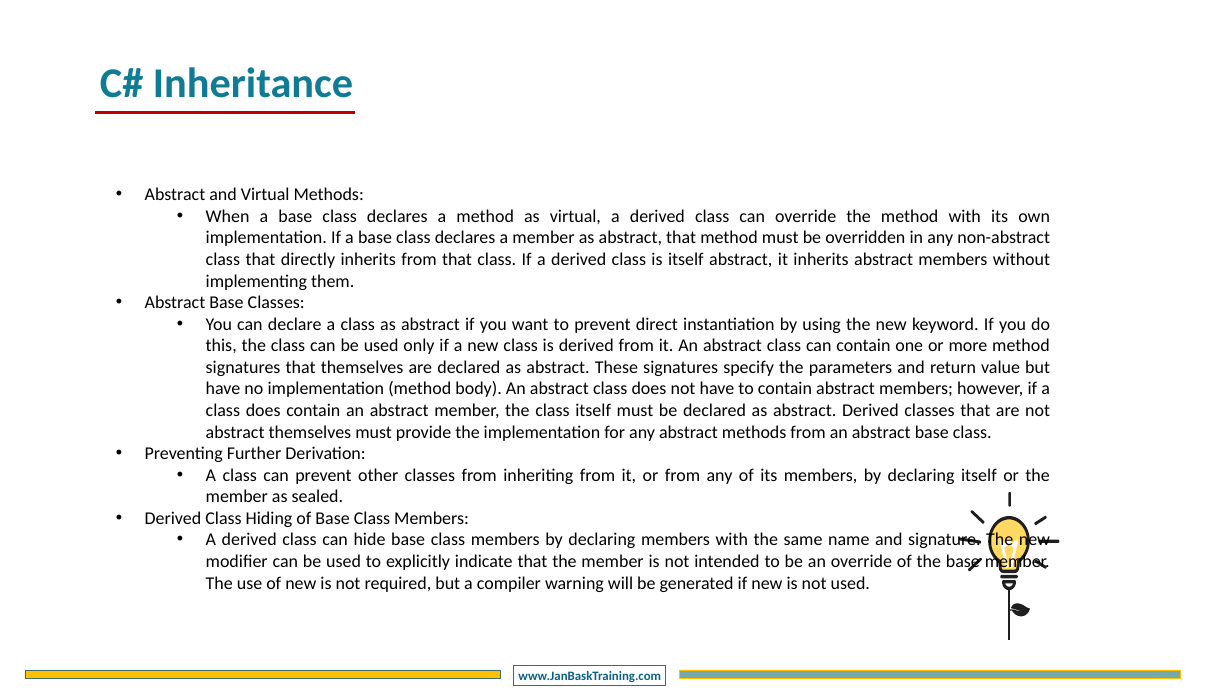
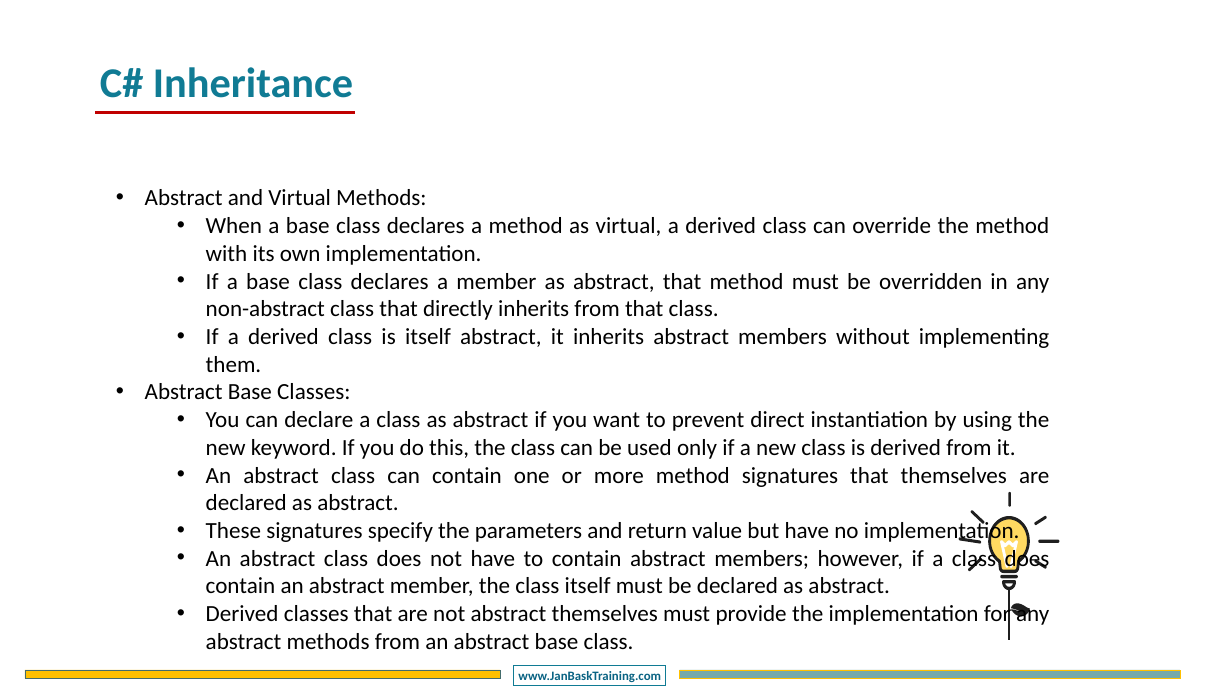
Before and after one commit to DotNetTraining/DotNetEssentials, a slide deck: slide 30 of slides/OOPC/OOPC - Chapter2.pptx (slide 28 before the commit). Drawn at 1232x693 pixels with LibreOffice and Linux fonts; fonts in the diff are those of the drawing; background and template pictures are left out. Boxes give left, top, right and bottom in pixels: in the first picture for what was removed or moved away, otherwise in the second. Text is boxed around its words. In the diff, an @@ line names an element or a change of style, - is before the commit and + after.

```diff
--- a/slides/OOPC/OOPC - Chapter2.pptx
+++ b/slides/OOPC/OOPC - Chapter2.pptx
@@ text at (145,189,426,399): size 28 to 36 pt in "Abstract and Virtual Methods:", "Abstract Base Classes:" @@
@@ text at (206,217,1049,372): text changed; size 28 to 36 pt @@
-  • When a base class declares a method as virtual, a derived class can override the method with its own implementation. If a base class declares a member as abstract, that method must be overridden in any non-abstract class that directly inherits from that class. If a derived class is itself abstract, it inherits abstract members without implementing them.
+  • When a base class declares a method as virtual, a derived class can override the method with its own implementation.
+  • If a base class declares a member as abstract, that method must be overridden in any non-abstract class that directly inherits from that class.
+  • If a derived class is itself abstract, it inherits abstract members without implementing them.
@@ text at (206,411,1050,649): text changed; size 28 to 36 pt @@
-  • You can declare a class as abstract if you want to prevent direct instantiation by using the new keyword. If you do this, the class can be used only if a new class is derived from it. An abstract class can contain one or more method signatures that themselves are declared as abstract. These signatures specify the parameters and return value but have no implementation (method body). An abstract class does not have to contain abstract members; however, if a class does contain an abstract member, the class itself must be declared as abstract. Derived classes that are not abstract themselves must provide the implementation for any abstract methods from an abstract base class.
-• Preventing Further Derivation:
-  • A class can prevent other classes from inheriting from it, or from any of its members, by declaring itself or the member as sealed.
-• Derived Class Hiding of Base Class Members:
-  • A derived class can hide base class members by declaring members with the same name and signature. The new modifier can be used to explicitly indicate that the member is not intended to be an override of the base member. The use of new is not required, but a compiler warning will be generated if new is not used.
+  • You can declare a class as abstract if you want to prevent direct instantiation by using the new keyword. If you do this, the class can be used only if a new class is derived from it.
+  • An abstract class can contain one or more method signatures that themselves are declared as abstract.
+  • These signatures specify the parameters and return value but have no implementation.
+  • An abstract class does not have to contain abstract members; however, if a class does contain an abstract member, the class itself must be declared as abstract.
+  • Derived classes that are not abstract themselves must provide the implementation for any abstract methods from an abstract base class.
```
Also in this commit, not shown: 16 other slides changed, 8 slides added, 7 slides removed, 7 other files.
